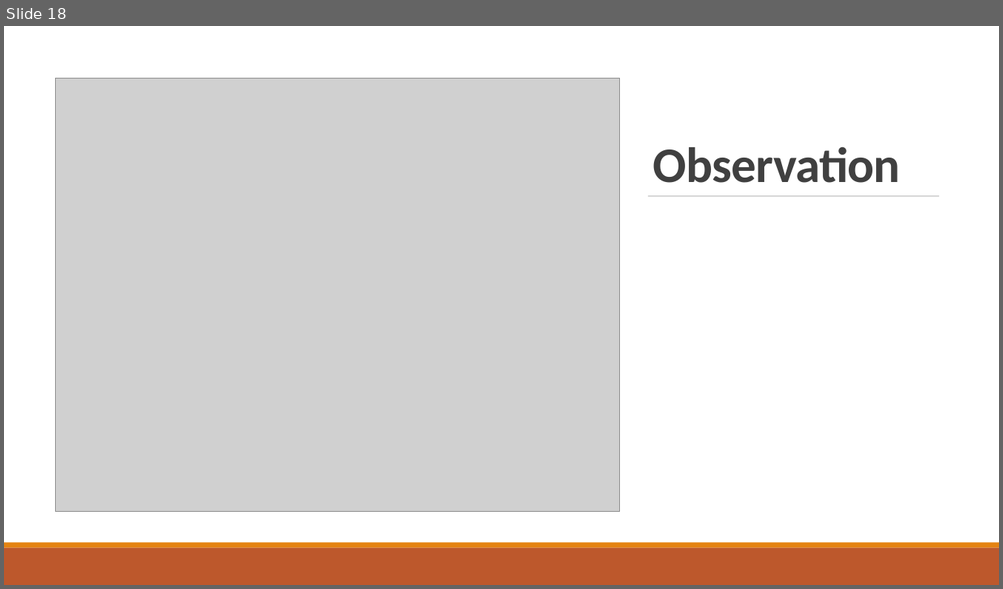
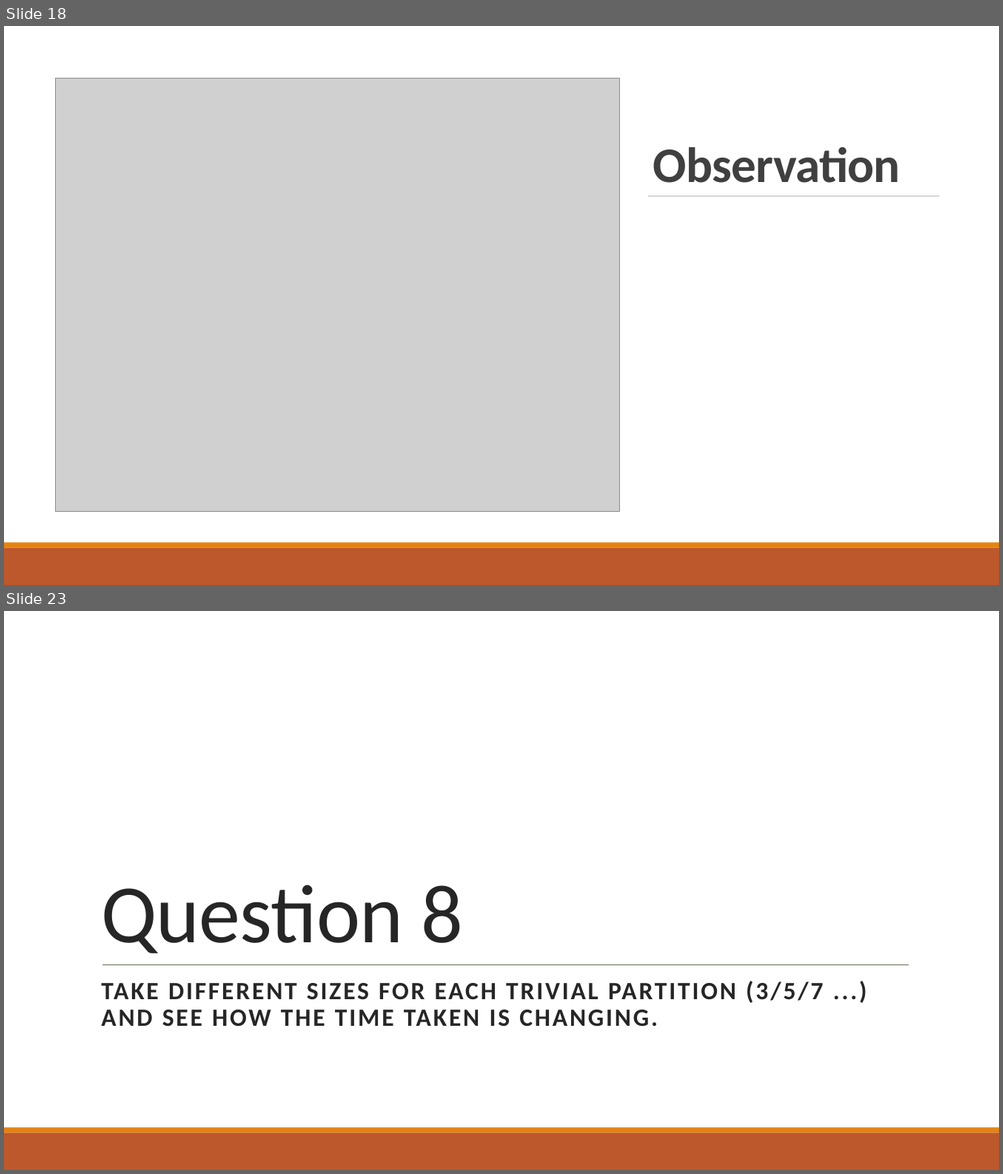
Before and after one commit to ayndp657/ALGORITHMLAB, a slide deck: Assignment 1/Assignment Presentation.pptx. Shown one above the other, each under a label of ours: slide 18 before the commit, slides 18 and 23 after it; the slides between them are not shown. The pictures are 1003x589 and 1003x1174 pixels, drawn with LibreOffice and Linux fonts; fonts in the diff are those of the drawing; grey boxes stand for pictures; background and template pictures are left out. Boxes give left, top, right and bottom in pixels: in the first picture for what was removed or moved away, otherwise in the second. Text is boxed around its words. In the diff, an @@ line names an element or a change of style, - is before the commit and + after.

```diff
--- a/Assignment 1/Assignment Presentation.pptx
+++ b/Assignment 1/Assignment Presentation.pptx
@@ slide 23 added at (4,611,999,1170), background picture (left out) @@
@@ title added at (101,885,463,954), 80 pt, text #262626 @@
+Question 8
@@ line added from (102, 965) to (908, 965), #808080 0.5 pt @@
@@ line added from (102, 965) to (908, 965), #637052 0.5 pt @@
@@ subtitle added at (101,981,822,1027), 24 pt, text #262626, bold @@
+TAKE DIFFERENT SIZES FOR EACH TRIVIAL PARTITION (3/5/7 ...) AND SEE HOW THE TIME TAKEN IS CHANGING.
@@ rectangle added at (4,1128,999,1133), fill #E48312 @@
@@ rectangle added at (4,1133,999,1170), fill #BD582C @@
```
Also in this commit, not shown: 2 slides changed, 10 other slides added.
